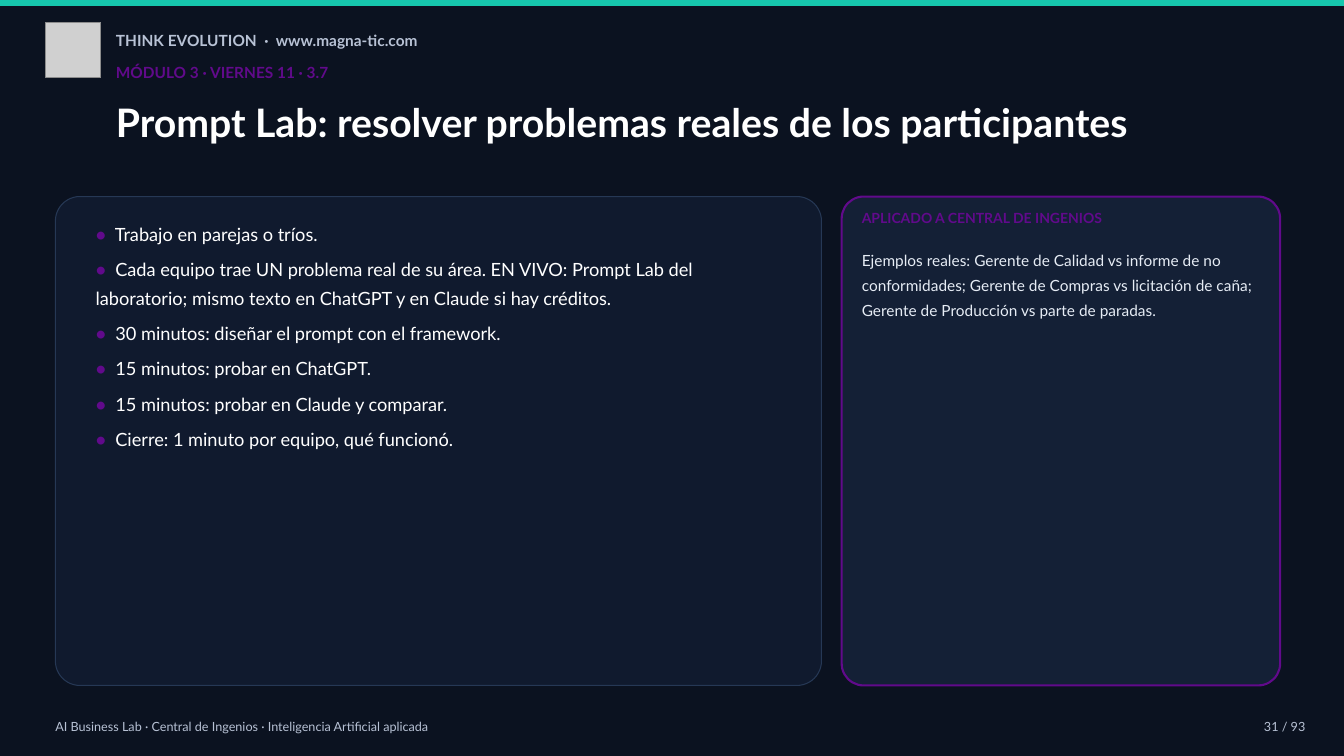
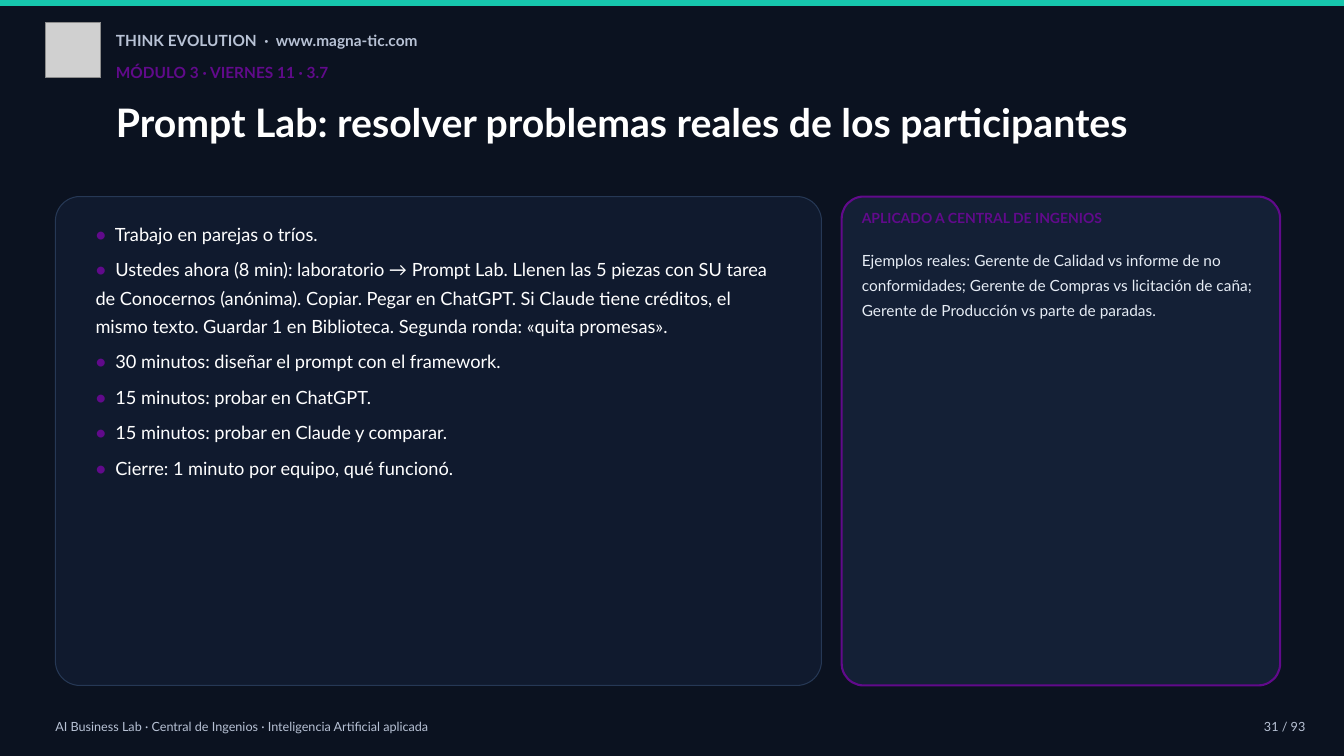
Before and after one commit to xander0408/CURSOS, a slide deck: slide 31 of AI-Business-Lab-Central-de-Ingenios.pptx. Drawn at 1344x756 pixels with LibreOffice and Linux fonts; fonts in the diff are those of the drawing; grey boxes stand for pictures. Boxes give left, top, right and bottom in pixels: in the first picture for what was removed or moved away, otherwise in the second. Text is boxed around its words. In the diff, an @@ line names an element or a change of style, - is before the commit and + after.

```diff
--- a/AI-Business-Lab-Central-de-Ingenios.pptx
+++ b/AI-Business-Lab-Central-de-Ingenios.pptx
@@ text at (x1=96, y1=262, x2=767, y2=337): text changed @@
-• Cada equipo trae UN problema real de su área. EN VIVO: Prompt Lab del laboratorio; mismo texto en ChatGPT y en Claude si hay créditos.
+• Ustedes ahora (8 min): laboratorio → Prompt Lab. Llenen las 5 piezas con SU tarea de Conocernos (anónima). Copiar. Pegar en ChatGPT. Si Claude tiene créditos, el mismo texto. Guardar 1 en Biblioteca. Segunda ronda: «quita promesas».
```
Also in this commit, not shown: 18 other slides changed, 1 other file.
